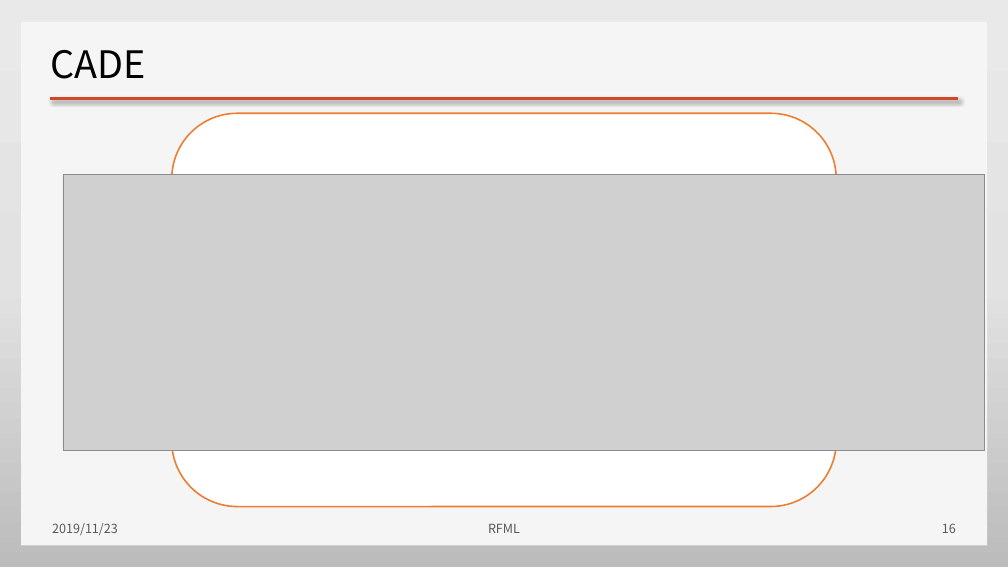
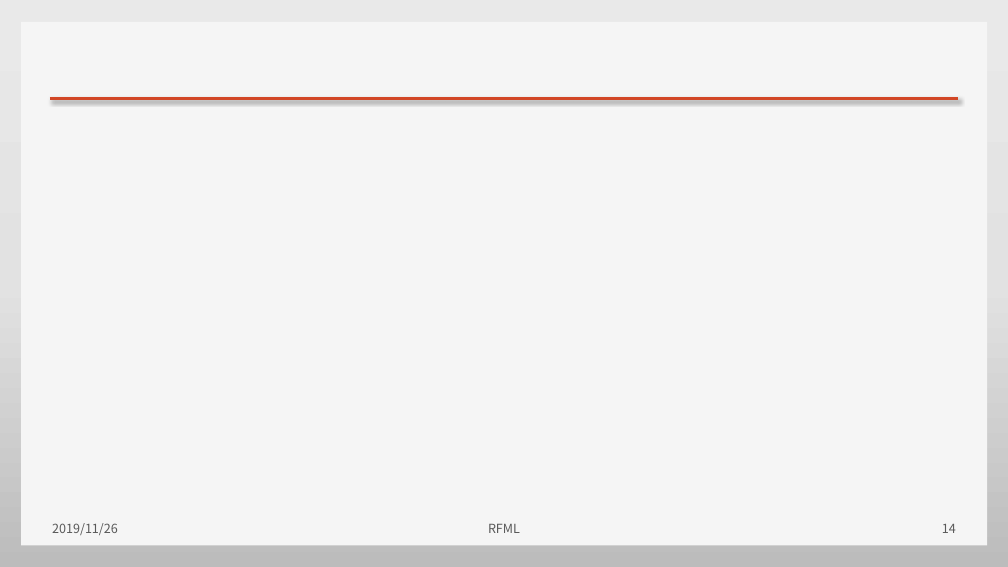
Before and after one commit to HAL-42/RFML, a slide deck: slide 14 of doc/RFML_1109.pptx (slide 16 before the commit). Drawn at 1008x567 pixels with LibreOffice and Linux fonts; fonts in the diff are those of the drawing; grey boxes stand for pictures; background and template pictures are left out. Boxes give left, top, right and bottom in pixels: in the first picture for what was removed or moved away, otherwise in the second. Text is boxed around its words. In the diff, an @@ line names an element or a change of style, - is before the commit and + after.

```diff
--- a/doc/RFML_1109.pptx
+++ b/doc/RFML_1109.pptx
@@ title removed at (x1=51, y1=50, x2=146, y2=79) @@
-CADE
@@ rounded rectangle removed at (x1=172, y1=113, x2=836, y2=507) @@
@@ picture removed at (x1=63, y1=174, x2=985, y2=451) @@
@@ text at (x1=52, y1=523, x2=118, y2=535): text changed @@
-2019/11/23
+2019/11/26
@@ page number at (x1=942, y1=524, x2=956, y2=533): text changed @@
-16
+14
```
Also in this commit, not shown: 13 other slides changed, 1 other file.
